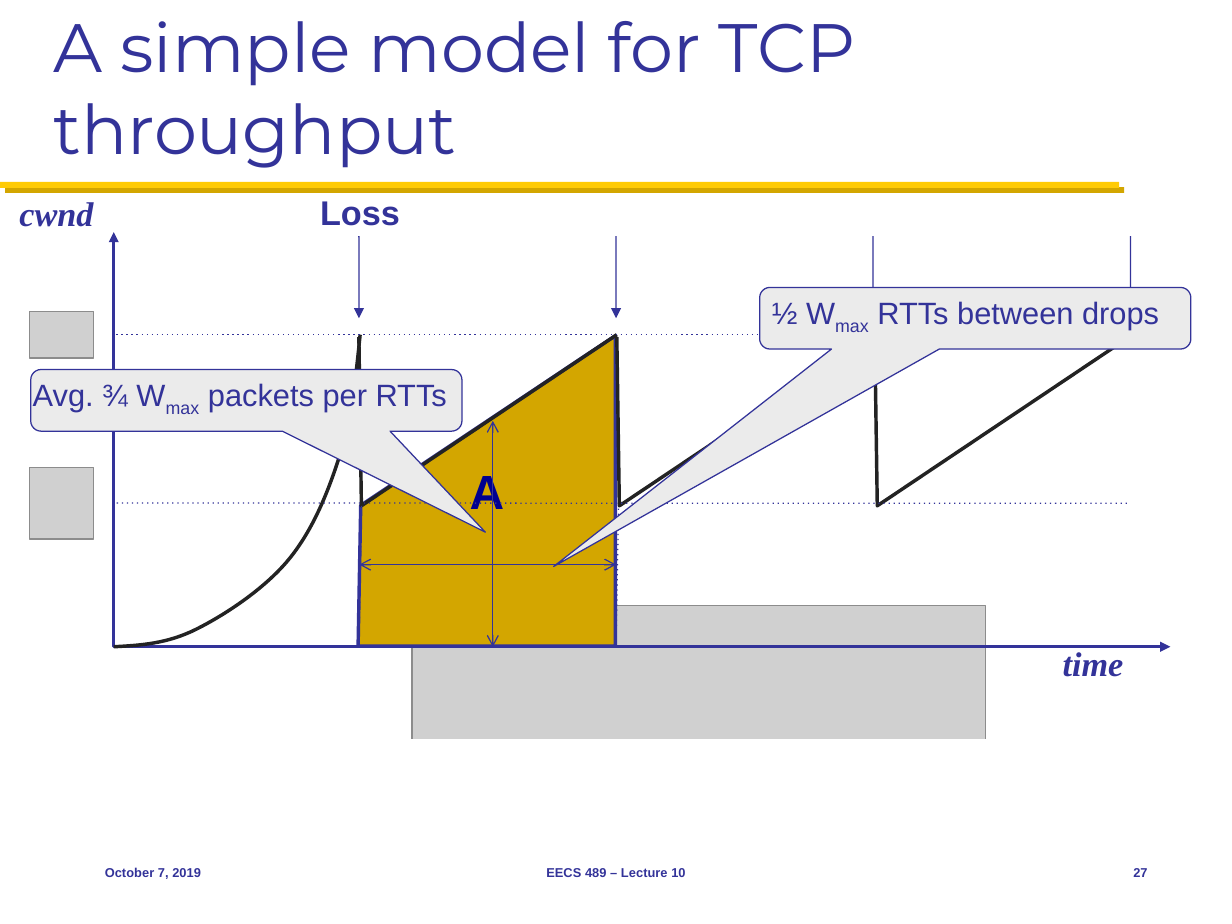
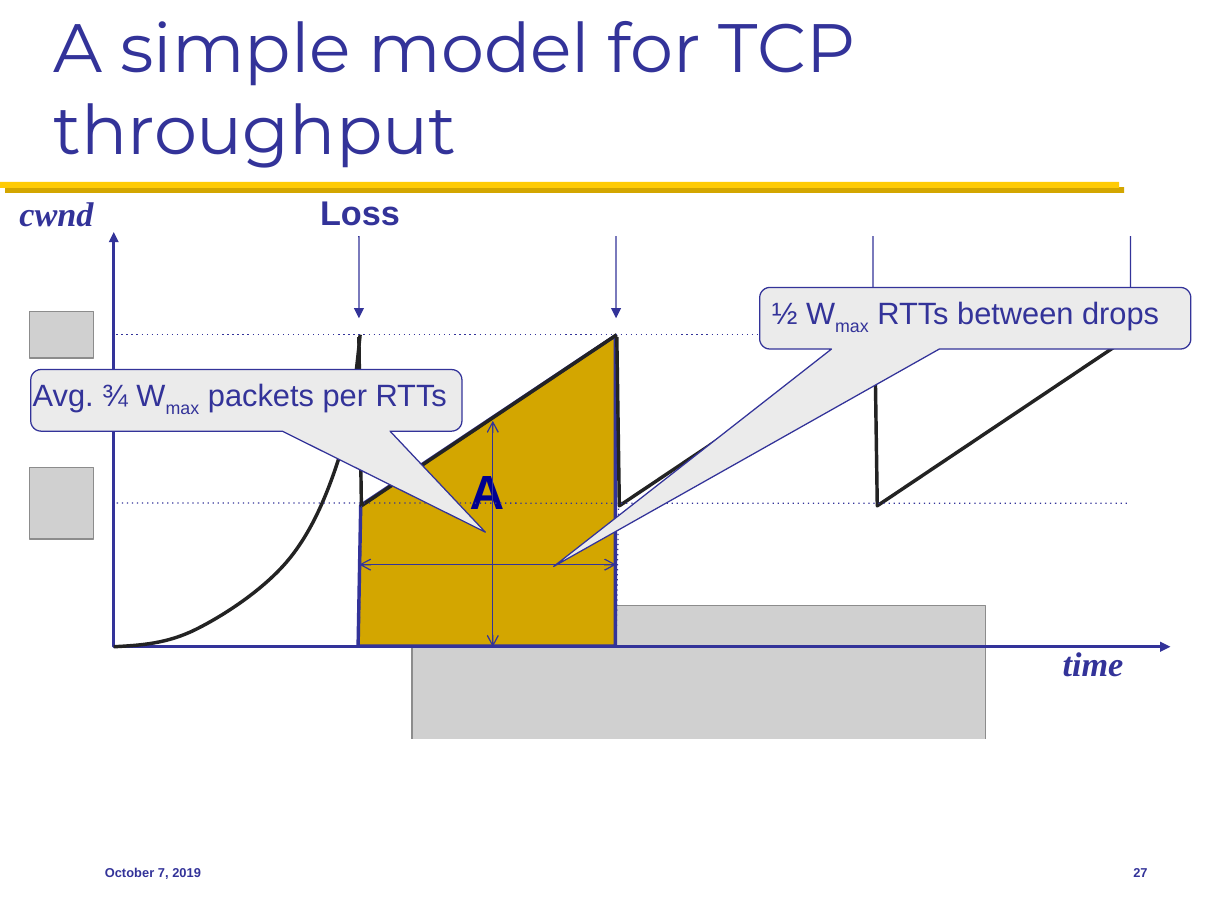
Before and after one commit to mosharaf/eecs489, a slide deck: slide 27 of Slides/100719.pptx. Drawn at 1232x924 pixels with LibreOffice and Linux fonts; fonts in the diff are those of the drawing; grey boxes stand for pictures. Boxes give left, top, right and bottom in pixels: in the first picture for what was removed or moved away, otherwise in the second. Text is boxed around its words. In the diff, an @@ line names an element or a change of style, - is before the commit and + after.

Commit message:
Tweaks to Oct 7

```diff
--- a/Slides/100719.pptx
+++ b/Slides/100719.pptx
@@ text removed at [546,868,685,877] @@
-EECS 489 – Lecture 10
```
